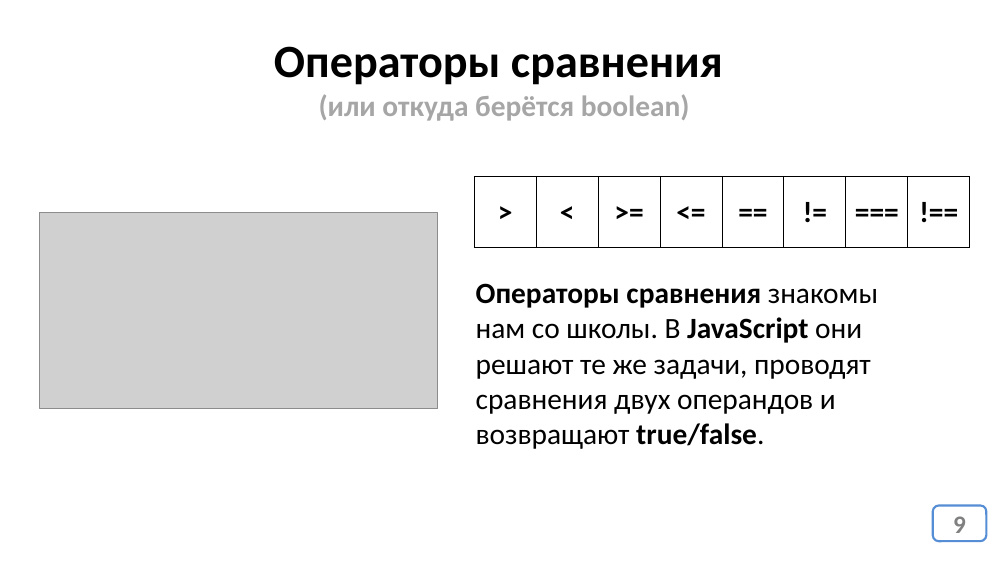
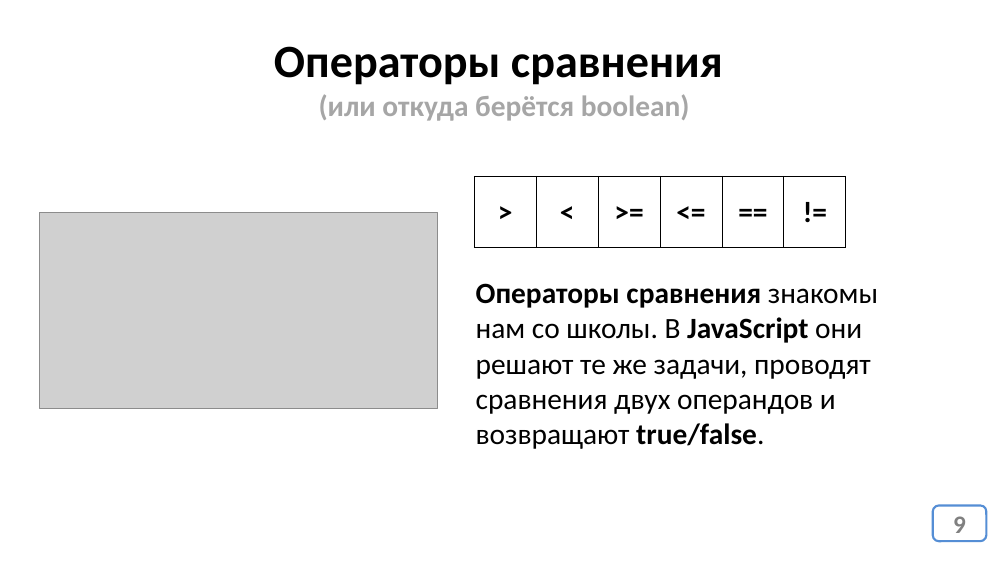
Before and after one commit to web-46-ortdnipro/lesson19, a slide deck: slide 9 of lesson19.pptx. Drawn at 1008x567 pixels with LibreOffice and Linux fonts; fonts in the diff are those of the drawing; grey boxes stand for pictures. Boxes give left, top, right and bottom in pixels: in the first picture for what was removed or moved away, otherwise in the second. Text is boxed around its words. In the diff, an @@ line names an element or a change of style, - is before the commit and + after.

```diff
--- a/lesson19.pptx
+++ b/lesson19.pptx
@@ table at [474, 176, 846, 247] @@
-column 7: ===
-column 8: !==
@@ table: place and size @@
-table at [474, 176, 970, 247]
+table at [474, 176, 846, 247]
```
Also in this commit, not shown: 2 other slides changed, 1 other file.
